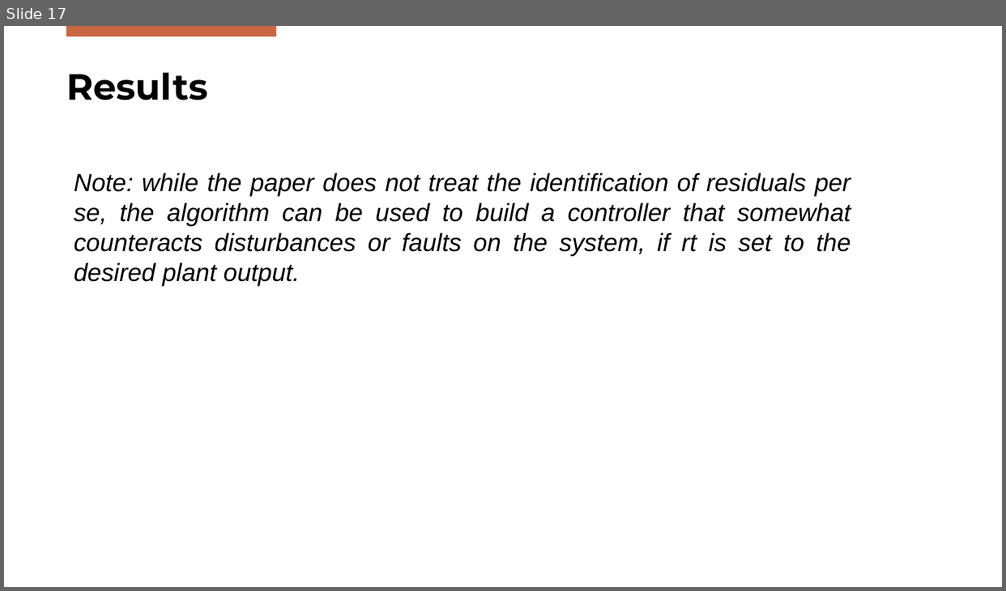
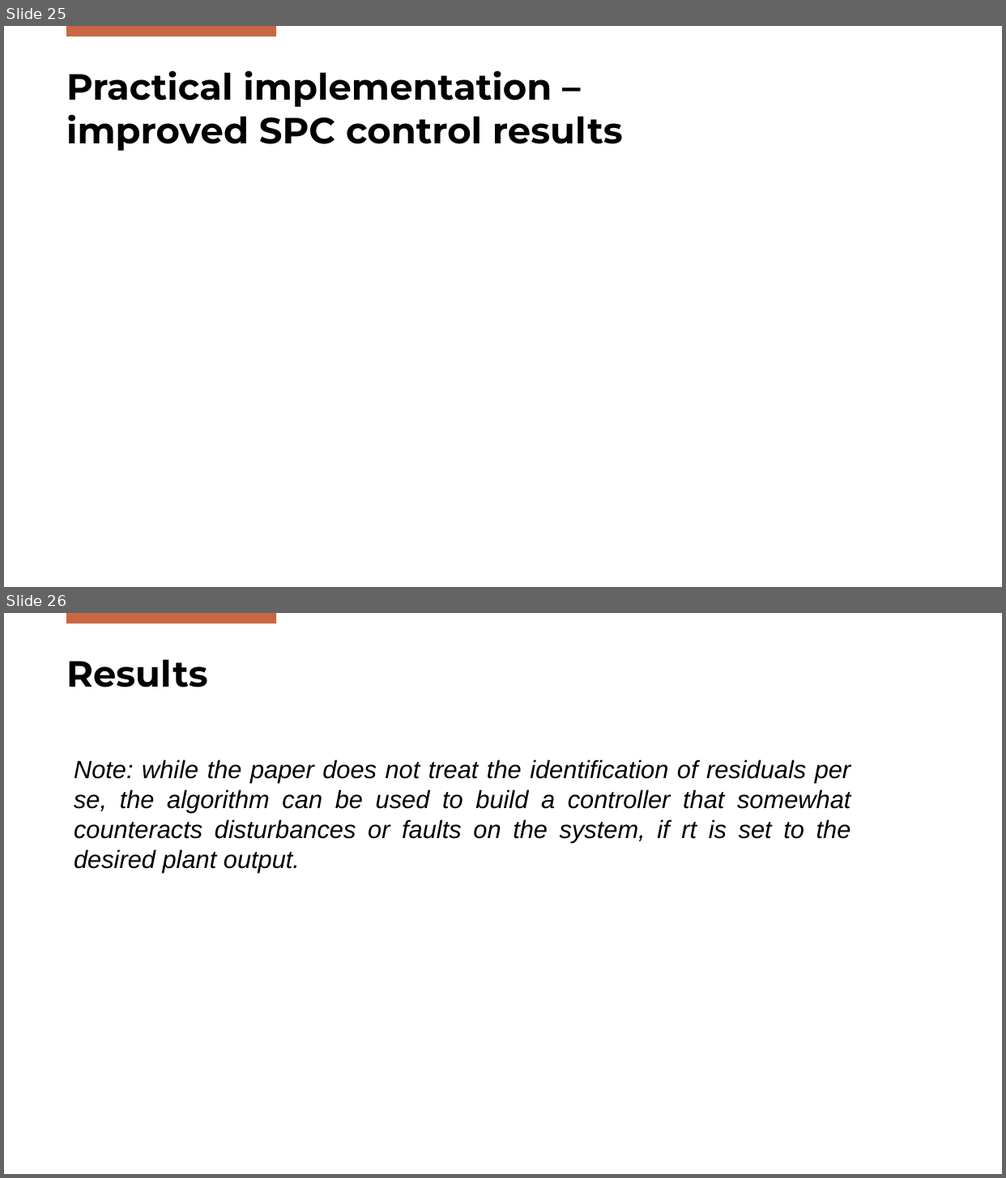
Before and after one commit to Gabriele-Mazzoleni/Progetto_ALES_aa_2025_2026, a slide deck: SPC_Presentation.pptx. Shown one above the other, each under a label of ours: slide 17 before the commit, slides 25 and 26 after it. The pictures are 1006x591 and 1006x1178 pixels, drawn with LibreOffice and Linux fonts; fonts in the diff are those of the drawing; background and template pictures are left out. Boxes give left, top, right and bottom in pixels: in the first picture for what was removed or moved away, otherwise in the second. Text is boxed around its words. In the diff, an @@ line names an element or a change of style, - is before the commit and + after.

```diff
--- a/SPC_Presentation.pptx
+++ b/SPC_Presentation.pptx
@@ slide 25 added at bbox=[4, 26, 1002, 587], background #FFFFFF; not listed: 1 template element that a slide beside it also shows @@
@@ title added at bbox=[66, 71, 623, 151], 35 pt, text #000000, bold @@
+Practical implementation –
+improved SPC control results
@@ what was slide 17 is now slide 26 @@
```
Also in this commit, not shown: 9 other slides added, 1 slide removed, 7 other files.
